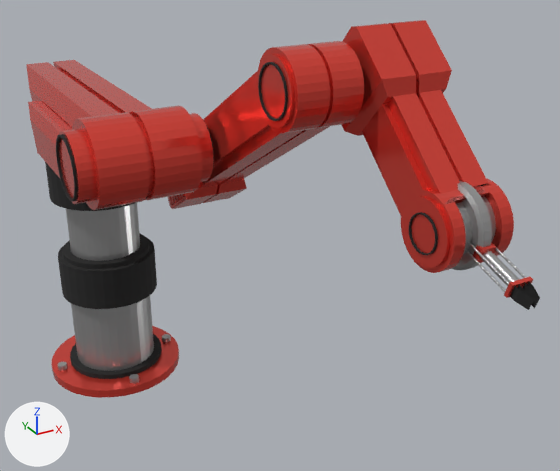
An edit to the FBX model Astafurov_idb_22_15/Assets/objects/RobotGotov.fbx, drawn before and after from the same camera.
Rendered twice from a camera (50 mm lens) standing at (-1.15, -4.3, 2.75) and looking at (0.72, -0.9, 1.05). Arrows for +X, +Y and +Z are at lower left; the lights stay in place. Where no turn or scale is listed for an object, it has been applied to the vertices. Vertices at the same position are counted once.

Names of what the first picture shows: 'Instr', 'Kist', 'Osnova', 'Platforma', 'Vtulka', 'hend'.
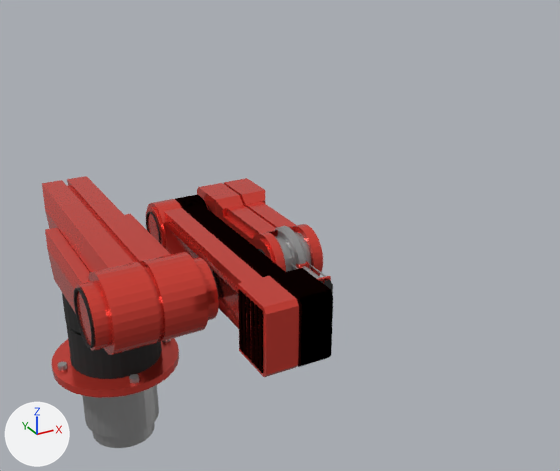
Where the newer file only moved an object's origin or applied its transform, the numbers keep the older frame.

Changed parts and their boxes (x1, y1, x2, y2) in the pictures (560 x 471 px):
'Osnova', reshaped, moved, turned, rescaled
    before: (26, 60, 214, 261)
    after: (42, 176, 219, 448)
'hend', moved, turned, rescaled
    before: (168, 41, 364, 209)
    after: (146, 195, 333, 377)
'Kist', reshaped, moved, turned, rescaled
    before: (341, 20, 514, 273)
    after: (197, 178, 323, 276)
'Vtulka', moved, turned, rescaled
    before: (58, 233, 157, 371)
    after: (66, 323, 161, 437)
'Instr', mesh turned
    before: (451, 181, 540, 310)
    after: (274, 226, 333, 294)
'Platforma', moved, rescaled
    before: (51, 326, 179, 398)
    after: (51, 338, 179, 398)

What the commit changed:
me_куб_013 has 1848 vertices, 1418 faces and spans x -0.28..0.28, y -0.97..1.46, z -0.05..0.53.
me_куб_013 is used by ob_hend; parent ob_osnova; location (-1.006, 0.526, -1.042); rotation (-1.571, 1.041, 0.0), in degrees (-90, 60, 0).
me_куб_013 part 6: the whole mesh is turned 90 degrees about the y axis through its middle and scaled by 0.722, then moved by (0.55, -0.8, 0.52).
me_цилиндр_013 has 1856 vertices, 1396 faces and spans x -1.33..1.25, y -0.49..0.56, z -1.35..0.79.
me_цилиндр_013 is used by ob_osnova; parent ob_vtulka; location (0.0, 0.0, -0.694); rotation (0.0, 0.0, -1.571), in degrees (0, 0, -90).
me_цилиндр_013 part 3: the whole mesh is multiplied about the mesh origin by the matrix ((0.0, 0.722, 0.0), (0.722, 0.0, 0.0), (0.0, 0.0, -0.722)).
me_куб_024 has 1742 vertices, 1369 faces and spans x -0.28..0.28, y -0.24..1.3, z 0.0..0.53.
me_куб_024 is used by ob_kist; parent ob_hend; location (-0.0104, 1.229, 0.501); rotation (0.0, 0.0, 1.278), in degrees (0, 0, 73); scale (0.972, 0.972, 0.972).
me_куб_024 part 1: the whole mesh is multiplied about its middle by the matrix ((0.0, 0.0, 0.702), (0.001, -0.702, 0.0), (0.702, 0.001, 0.0)), then moved by (0.93, -0.77, 0.49).
me_цилиндр has 672 vertices, 452 faces and spans x -0.168..0.039, y -0.473..0.188, z -0.194..0.185.
me_цилиндр is used by ob_instr; location (0.988, -2.044, 1.503).
me_цилиндр part 2: the whole mesh is turned -18.3 degrees about the x axis through its middle, then moved by (0.0, 1.436, -0.696).
me_цилиндр_004 has 384 vertices, 204 faces and spans x -0.563..0.558, y -0.563..0.559, z -0.05..0.064.
me_цилиндр_004 is used by ob_platforma; location (-0.004, -0.005, 0.008); scale (0.722, 0.722, 0.722).
me_цилиндр_004 part 5: the whole mesh is scaled about its middle by 0.722, then moved by (-0.003, -0.004, 0.006).
me_цилиндр_009 has 192 vertices, 102 faces and spans x -0.397..0.404, y -0.401..0.401, z -0.667..0.421.
me_цилиндр_009 is used by ob_vtulka; parent ob_platforma; location (0.00299, 0.00273, 0.419); rotation (-3.142, 0.0, 0.0), in degrees (-180, 0, 0).
me_цилиндр_009 part 4: the whole mesh is turned -180 degrees about the x axis through its middle and scaled by 0.722, then moved by (-0.003, -0.003, 0.059).
Object 'hend' (ob_hend) turns from (-90, 60, 0) to (0, 0, 0) degrees about x, y and z.
Object 'hend' (ob_hend) moves from (-1.006, 0.526, -1.042) to (0.0, 0.0, 0.0).
Object 'Osnova' (ob_osnova) turns from (0, 0, -90) to (0, 0, 0) degrees about x, y and z.
Object 'Osnova' (ob_osnova) moves from (0.0, 0.0, -0.694) to (0.0, 0.0, 0.0).
Object 'Kist' (ob_kist) turns from (0, 0, 73) to (0, 0, 0) degrees about x, y and z.
Object 'Kist' (ob_kist) is rescaled from (0.972, 0.972, 0.972) to (1.0, 1.0, 1.0).
Object 'Kist' (ob_kist) moves from (-0.0104, 1.229, 0.501) to (0.0, 0.0, 0.0).
Object 'Platforma' (ob_platforma) is rescaled from (0.722, 0.722, 0.722) to (1.0, 1.0, 1.0).
Object 'Platforma' (ob_platforma) moves from (-0.004, -0.005, 0.008) to (0.0, 0.0, 0.0).
Object 'Vtulka' (ob_vtulka) turns from (-180, 0, 0) to (0, 0, 0) degrees about x, y and z.
Object 'Vtulka' (ob_vtulka) moves from (0.00299, 0.00273, 0.419) to (0.0, 0.0, 0.0).
